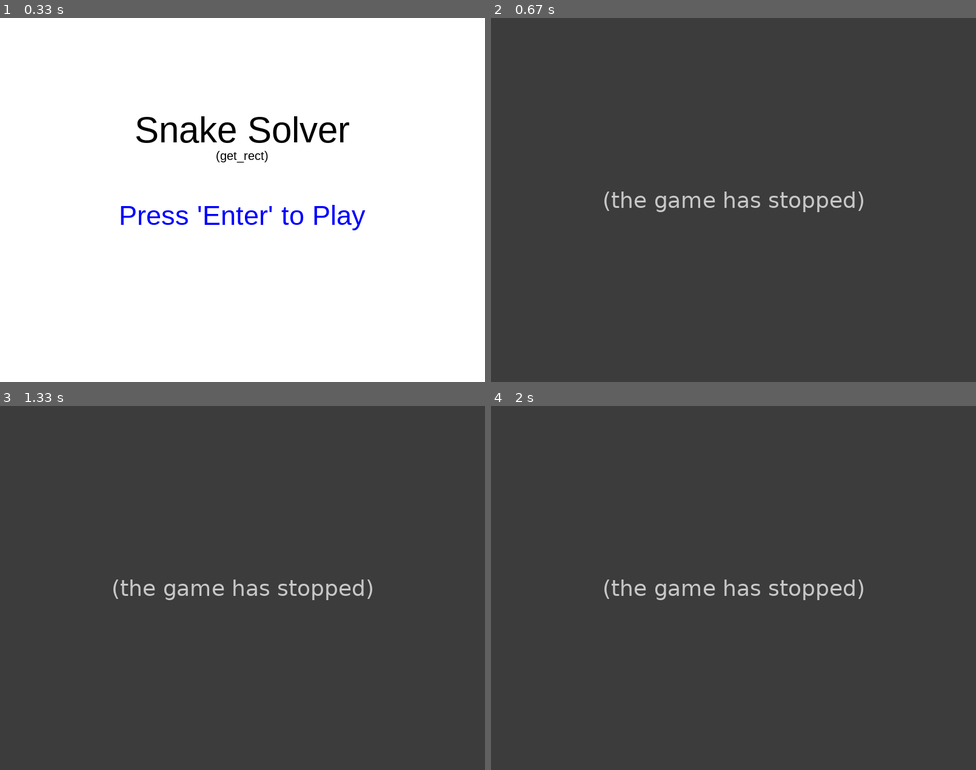
Above: before the commit, frames 1-4 (two rows, left to right).
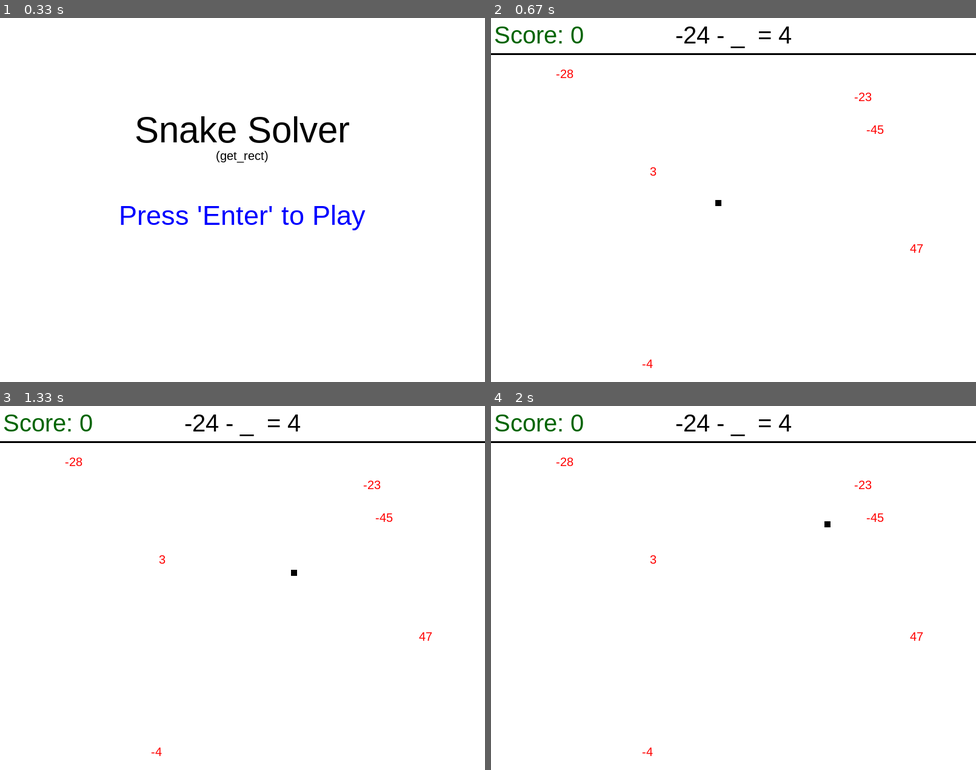
Above: after the commit, the same moments.

Repository: texascloud/gamejam
Game: pygame game, started from menu.py
Same seed, same stepped clock (60 frames per second), same inputs: the game is played once before the commit and once after it.
Inputs:
- Up to frame 1 (0.33 s): no input
- Up to frame 2 (0.67 s): tap Enter at 0.33 s
- Up to frame 3 (1.33 s): hold Up from 1.17 s (still down)
- Up to frame 4 (2 s): release Up at 1.63 s; hold Right from 1.67 s (still down)

Frame 1 is identical in both runs. In frame 2, 100% of the frame differs, in the area x 0-100%, y 0-100%; in frame 3, 100%; in frame 4, 100%.
Error before the commit: TypeError: main() takes 0 positional arguments but 1 was given (menu.py line 44); the game stopped at 0.33 s (later frames are placeholders)

Commit message:
Revert "Added Hardmode in Menu"
This reverts commit 5fc3b42ca34809cc8c9ee79271acaaed82bd99ff.

Diff:
--- a/menu.py
+++ b/menu.py
@@ -41,9 +41,7 @@
 			gameExit = True
 		elif event.type == pygame.KEYDOWN:
 			if event.key == pygame.K_RETURN:
-				main(False)
-			if event.key == pygame.K_c:
-				main(True)
+				main()
 
 	screen.fill(white)
 	screen.blit(title, [width/2-(title_rect.w/2),height/4])
